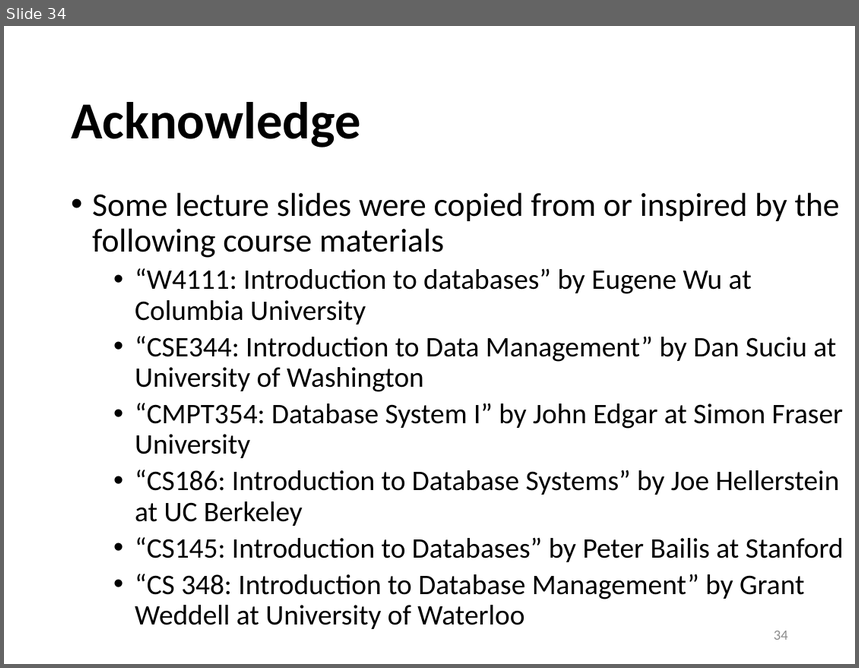
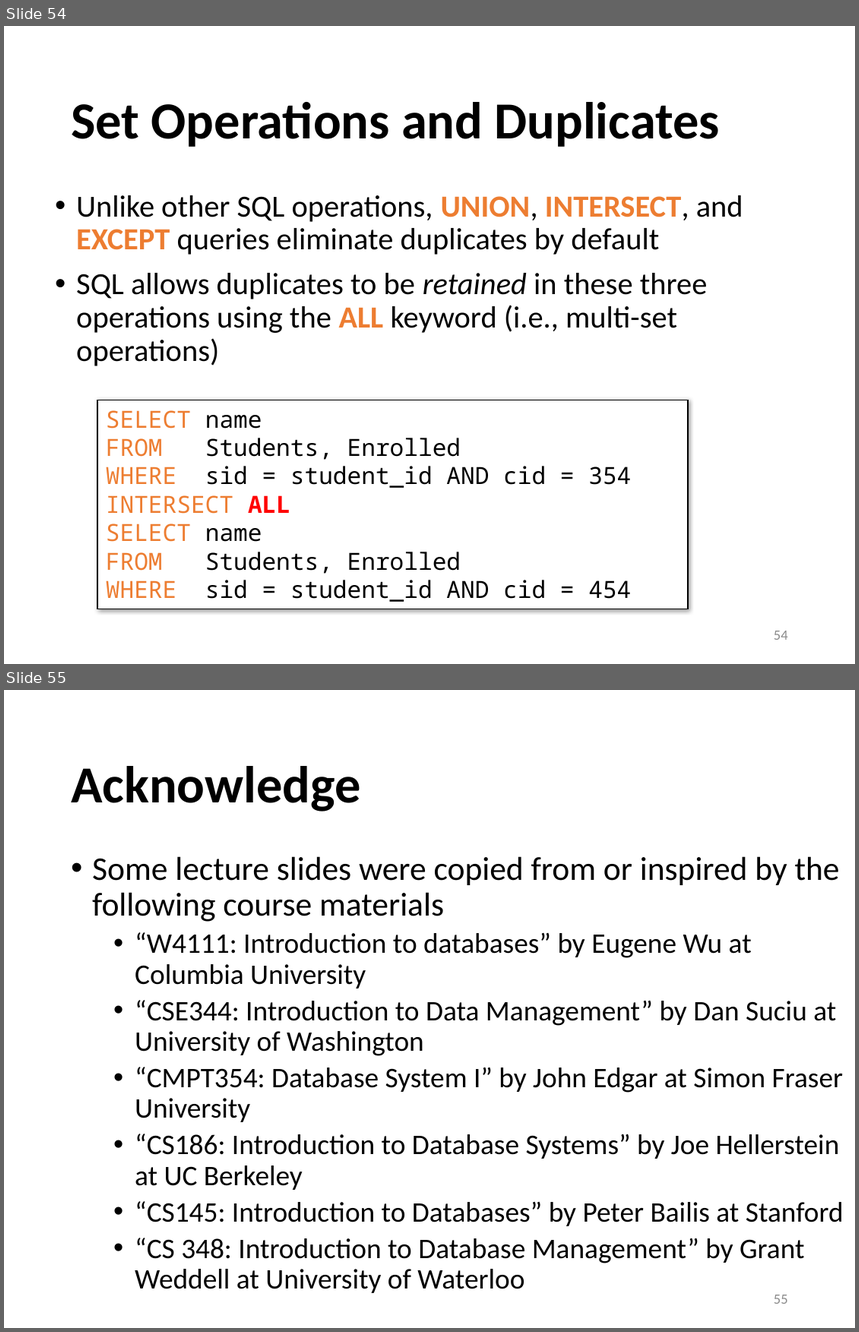
Before and after one commit to sfu-db/cmpt354, a slide deck: Lectures/lec3-sql-basics.pptx. Shown one above the other, each under a label of ours: slide 34 before the commit, slides 54 and 55 after it. The pictures are 859x668 and 859x1332 pixels, drawn with LibreOffice and Linux fonts; fonts in the diff are those of the drawing. Boxes give left, top, right and bottom in pixels: in the first picture for what was removed or moved away, otherwise in the second. Text is boxed around its words. In the diff, an @@ line names an element or a change of style, - is before the commit and + after.

```diff
--- a/Lectures/lec3-sql-basics.pptx
+++ b/Lectures/lec3-sql-basics.pptx
@@ slide 54 added at (4,26,855,664), background #FFFFFF @@
@@ title added at (71,102,720,147), 44 pt, text #000000, bold @@
+Set Operations and Duplicates
@@ text added at (76,195,743,366), 26 pt, text #000000 @@
+• Unlike other SQL operations, UNION, INTERSECT, and EXCEPT queries eliminate duplicates by default
+• SQL allows duplicates to be retained in these three operations using the ALL keyword (i.e., multi-set operations)
@@ rectangle added at (97,401,688,610), fill #FFFFFF, outline #000000 0.75 pt, 20 pt, text #000000 @@
+SELECT name
+FROM Students, Enrolled
+WHERE sid = student_id AND cid = 354
+INTERSECT ALL
+SELECT name
+FROM Students, Enrolled
+WHERE sid = student_id AND cid = 454
@@ page number added at (774,631,788,640), 12 pt, text #8C8C8C @@
+54
@@ what was slide 34 is now slide 55 @@
@@ page number at (774,1295,788,1304): text changed @@
-34
+55
```
Also in this commit, not shown: 20 other slides added, 1 other file.
